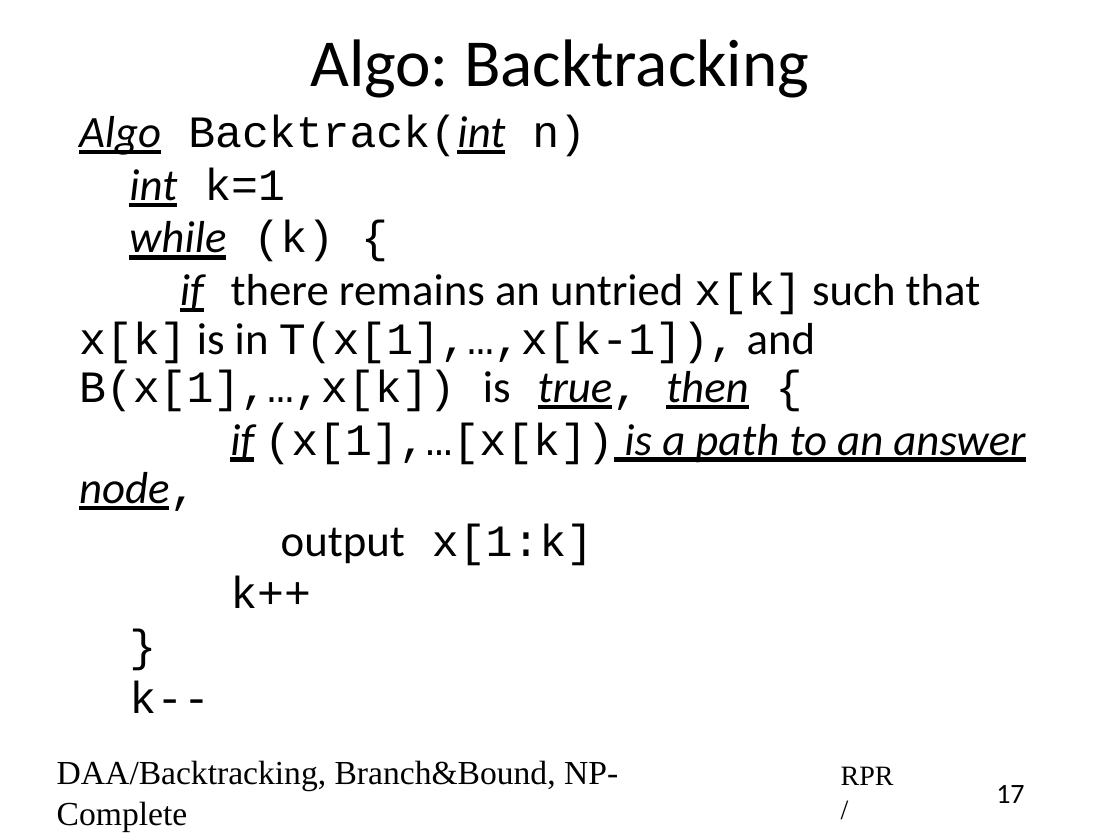
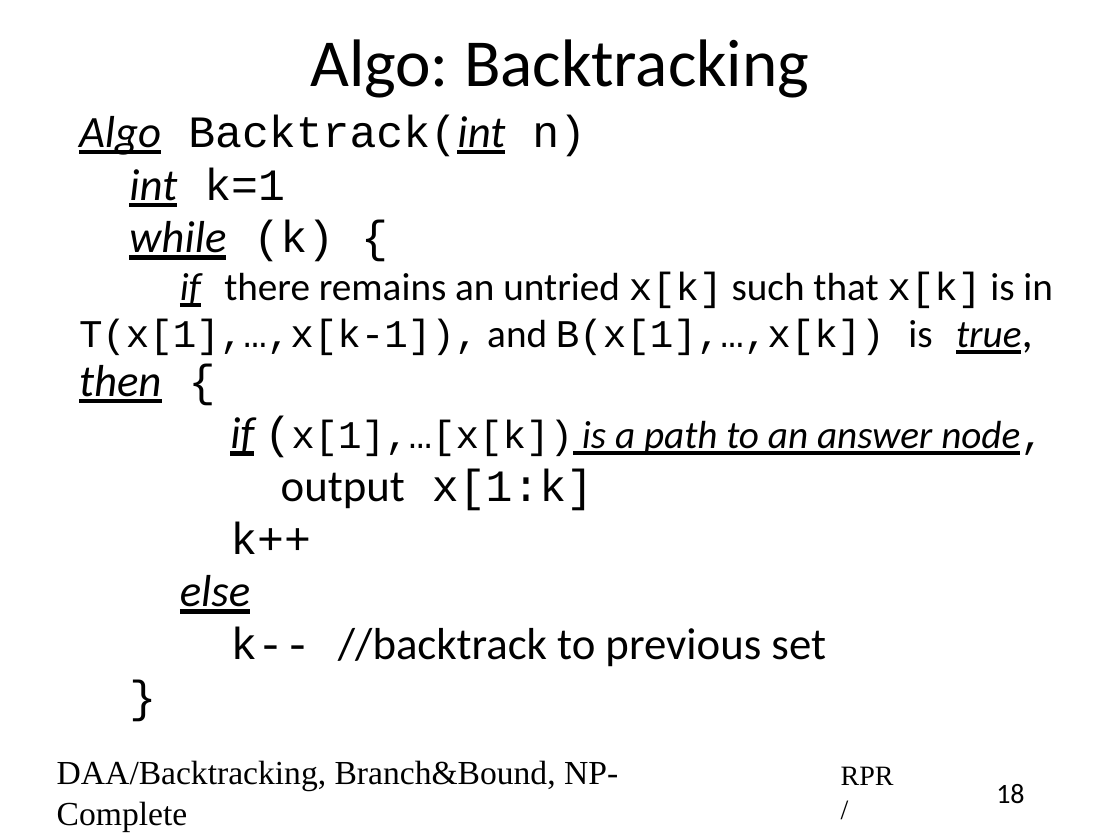
Before and after one commit to rprustagi/2019-17CS43-DAA, a slide deck: slide 18 of Slides-RPR/2019-H1-DAA-L42-BackTrack-approach-algo.pptx (slide 17 before the commit). Drawn at 1120x840 pixels with LibreOffice and Linux fonts; fonts in the diff are those of the drawing. Boxes give left, top, right and bottom in pixels: in the first picture for what was removed or moved away, otherwise in the second. Text is boxed around its words. In the diff, an @@ line names an element or a change of style, - is before the commit and + after.

```diff
--- a/Slides-RPR/2019-H1-DAA-L42-BackTrack-approach-algo.pptx
+++ b/Slides-RPR/2019-H1-DAA-L42-BackTrack-approach-algo.pptx
@@ text at [79,272,1053,456]: size 32 to 28 pt in "if there remains an untried x[k] such ...", "(x[1],…[x[k]) is a path to an answer ..."; font Courier New to Calibri in "true," @@
@@ text at [180,575,826,667]: paragraphs added @@
+        else
+            k-- //backtrack to previous set
@@ text at [129,682,210,713]: paragraph removed @@
-    k--
@@ page number at [996,784,1024,804]: text changed @@
-17
+18
```
Also in this commit, not shown: 7 other slides changed, 1 slide added, 2 other files.
